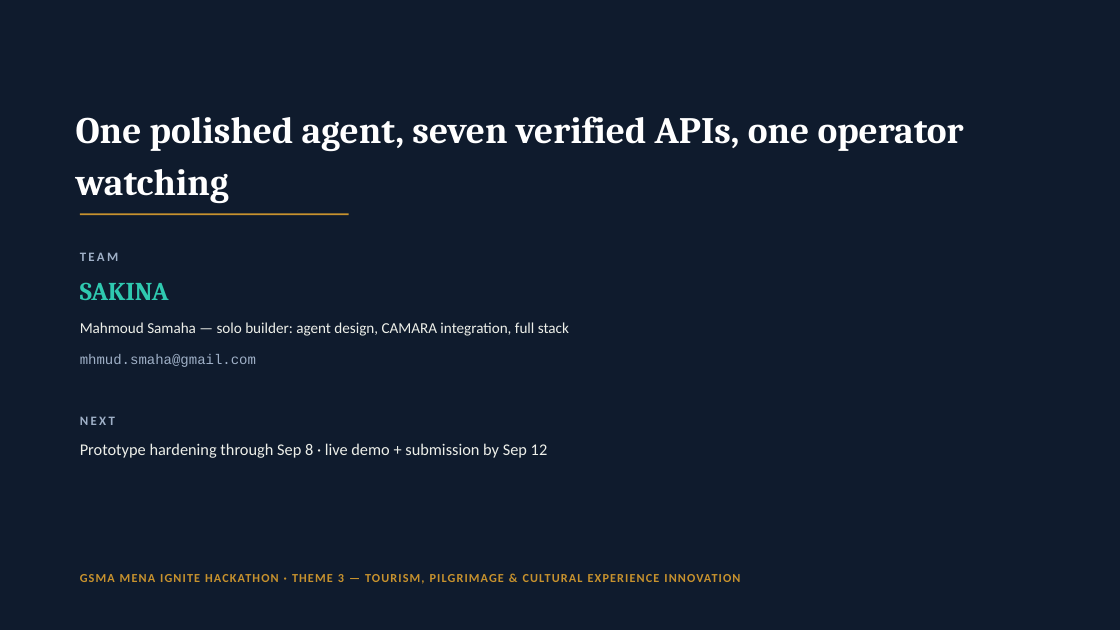
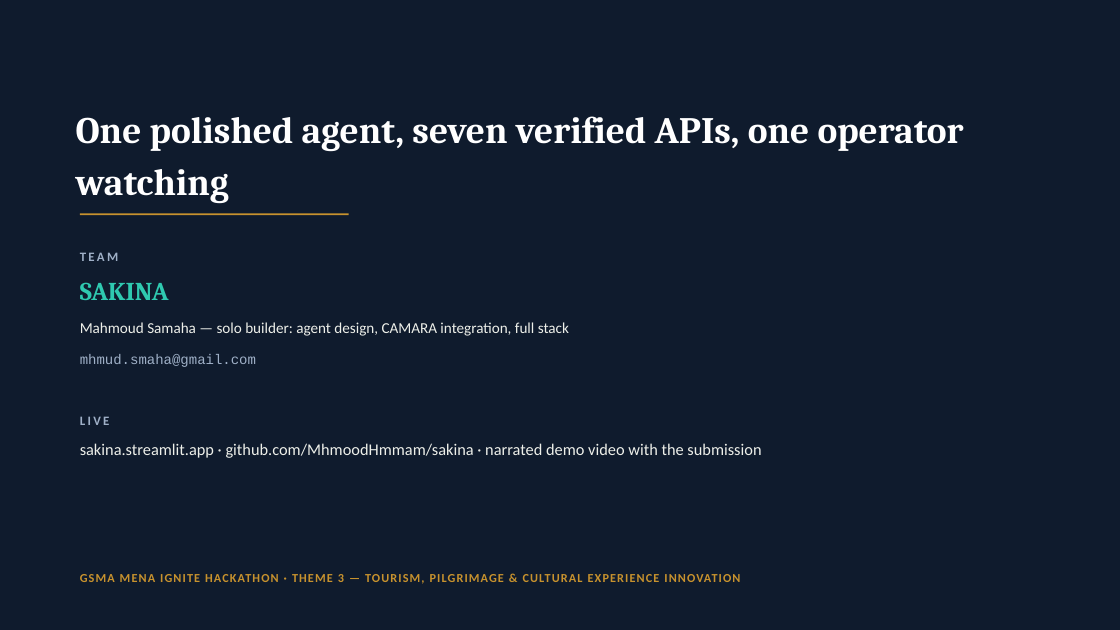
Before and after one commit to MhmoodHmmam/sakina, a slide deck: slide 13 of SAKINA_Pitch_Deck.pptx (slide 12 before the commit). Drawn at 1120x630 pixels with LibreOffice and Linux fonts; fonts in the diff are those of the drawing. Boxes give left, top, right and bottom in pixels: in the first picture for what was removed or moved away, otherwise in the second. Text is boxed around its words. In the diff, an @@ line names an element or a change of style, - is before the commit and + after.

```diff
--- a/SAKINA_Pitch_Deck.pptx
+++ b/SAKINA_Pitch_Deck.pptx
@@ text at bbox=[80, 416, 110, 425]: text changed @@
-NEXT
+LIVE
@@ text at bbox=[80, 443, 761, 458]: text changed @@
-Prototype hardening through Sep 8 · live demo + submission by Sep 12
+sakina.streamlit.app · github.com/MhmoodHmmam/sakina · narrated demo video with the submission
```
Also in this commit, not shown: 4 other slides changed, 1 slide added, 1 other file.
